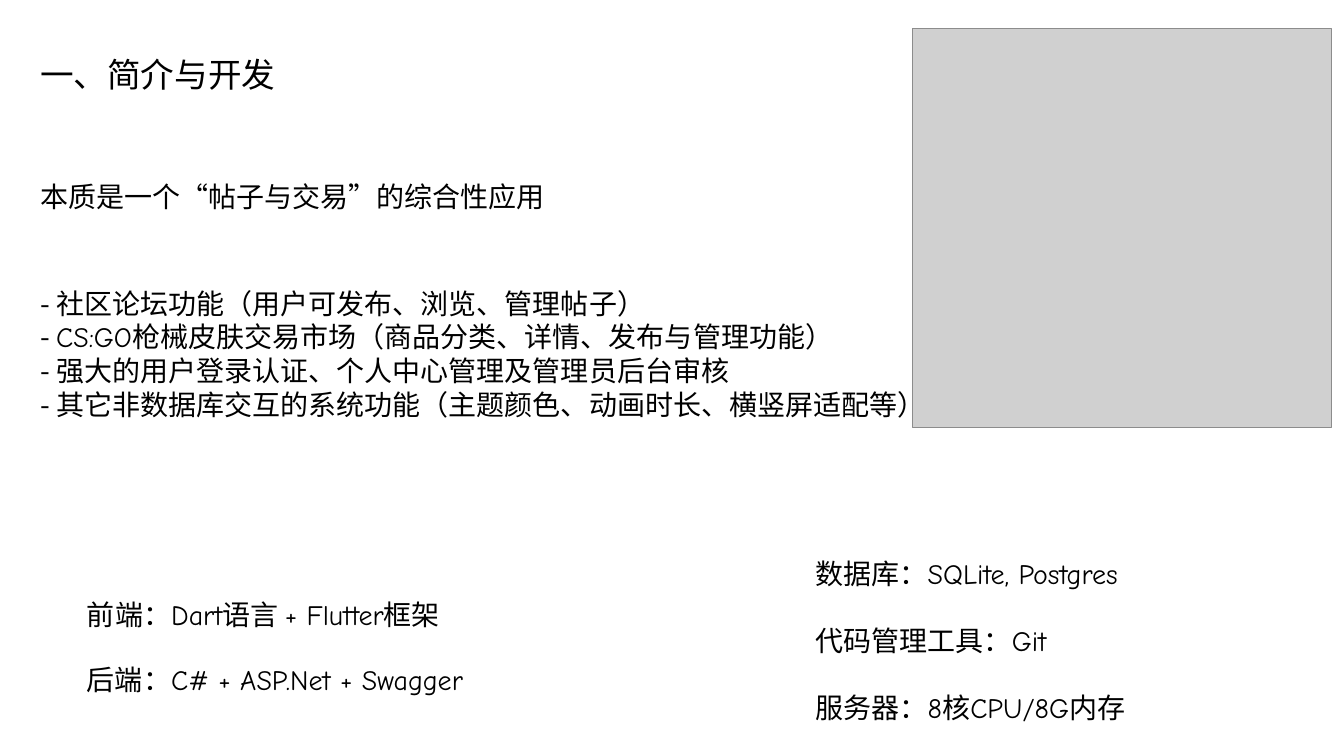
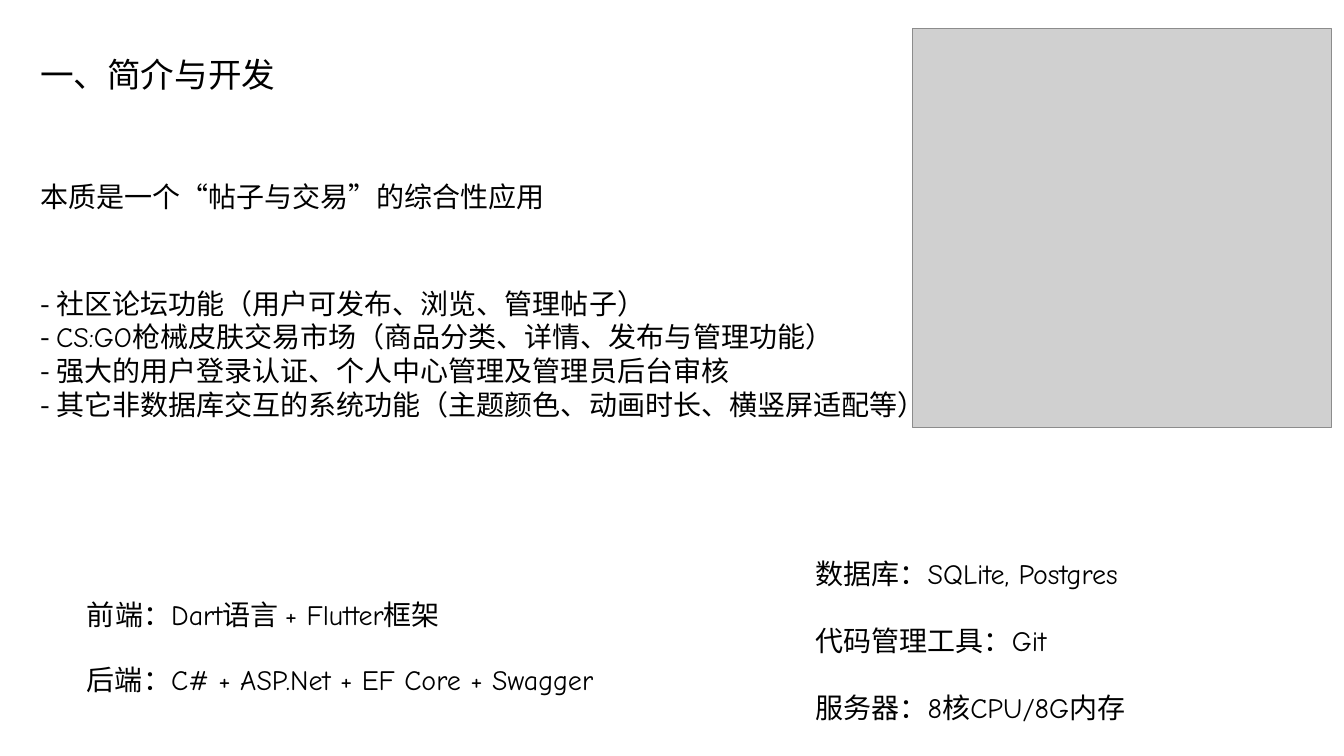
Before and after one commit to 57UU/southern_money, a slide deck: slide 2 of report/数据库演示.pptx. Drawn at 1344x756 pixels with LibreOffice and Linux fonts; fonts in the diff are those of the drawing; grey boxes stand for pictures. Boxes give left, top, right and bottom in pixels: in the first picture for what was removed or moved away, otherwise in the second. Text is boxed around its words. In the diff, an @@ line names an element or a change of style, - is before the commit and + after.

```diff
--- a/report/数据库演示.pptx
+++ b/report/数据库演示.pptx
@@ text at box(87, 666, 593, 696): text changed @@
-后端：C# + ASP.Net + Swagger
+后端：C# + ASP.Net + EF Core + Swagger
```
Also in this commit, not shown: 1 other file.
